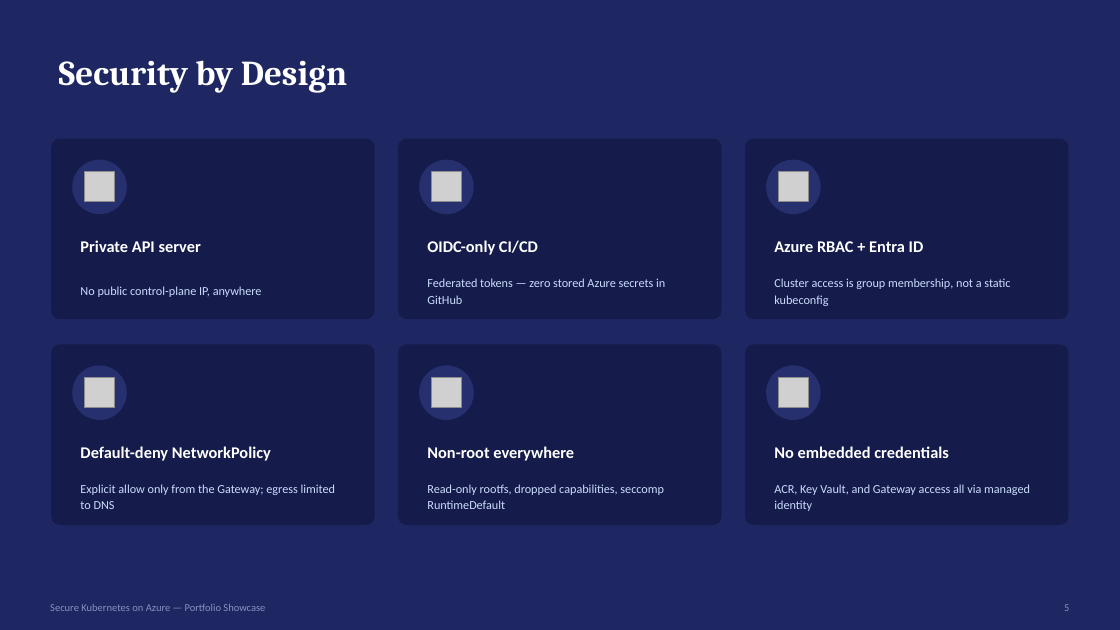
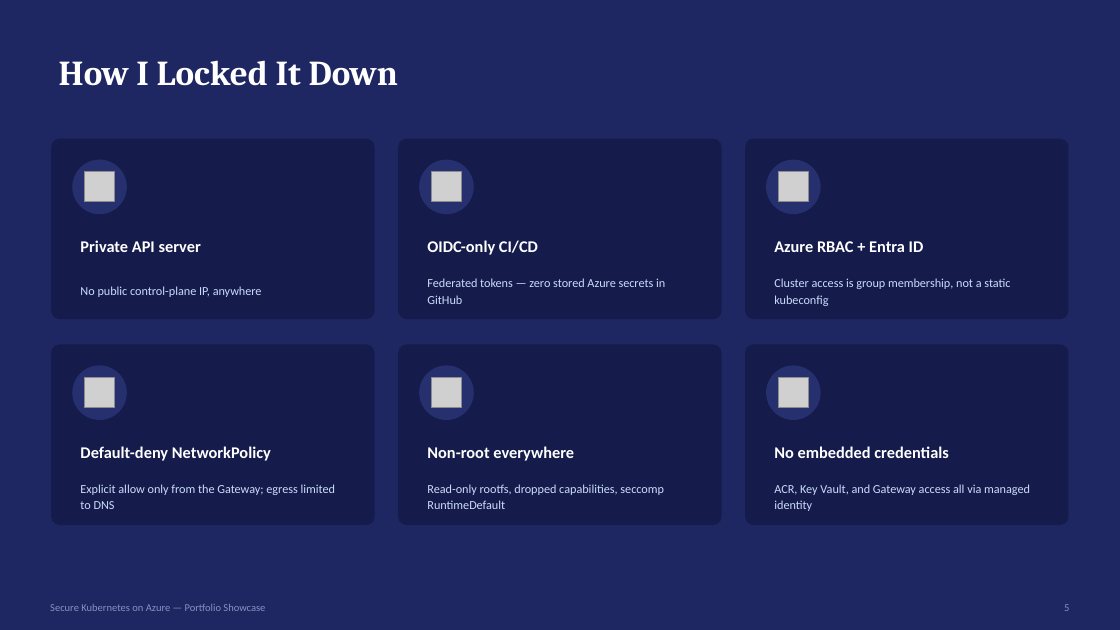
Before and after one commit to sufideen/az-ent-sec-dashboard, a slide deck: slide 5 of docs/webplat-kubernetes-showcase.pptx. Drawn at 1120x630 pixels with LibreOffice and Linux fonts; fonts in the diff are those of the drawing; grey boxes stand for pictures. Boxes give left, top, right and bottom in pixels: in the first picture for what was removed or moved away, otherwise in the second. Text is boxed around its words. In the diff, an @@ line names an element or a change of style, - is before the commit and + after.

```diff
--- a/docs/webplat-kubernetes-showcase.pptx
+++ b/docs/webplat-kubernetes-showcase.pptx
@@ text at <box>59,60,398,86</box>: text changed @@
-Security by Design
+How I Locked It Down
```
Also in this commit, not shown: 10 other slides changed, 4 other files.
